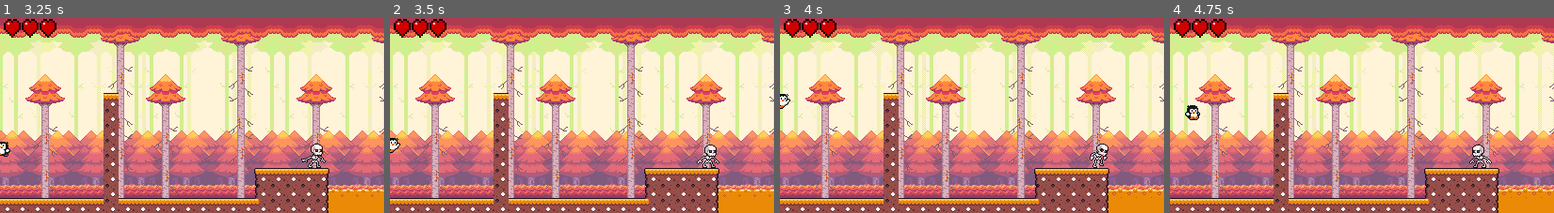
Above: before the commit, frames 1-4 (left to right).
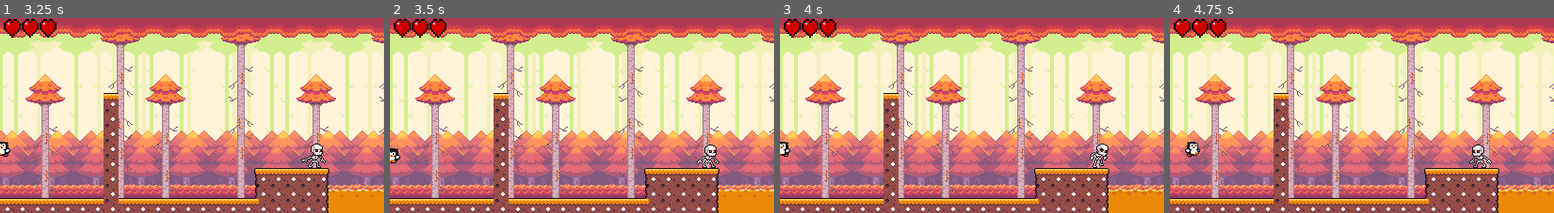
Above: after the commit, the same moments.

Repository: glVerdi/plataforma-2d
Game: Godot game, scene res://scene/forest.tscn
Two runs of this game, one before a commit and one after it. Both use one fixed random seed, a clock stepped at 60 frames per second and the inputs below. This scene is started directly instead of the project's main scene.
Inputs:
- Up to frame 1 (3.25 s): hold D (right) 0.53-2.03 s; tap W (jump) at 0.6, 0.77, 1.07, 1.52, 1.55, 1.82, 2.1, 3.02, 3.05 s; tap S (duck) at 1.35, 2.85 s; hold A (left) from 2.03 s (still down)
- Up to frame 2 (3.5 s): keep holding A (left); tap W (jump) at 3.32 s
- Up to frame 3 (4 s): keep holding A (left); tap W (jump) at 3.6, 3.77 s
- Up to frame 4 (4.75 s): tap W (jump) at 4.07, 4.52, 4.55 s; release A (left) at 4.28 s; hold D (right) from 4.28 s (still down); tap S (duck) at 4.35 s

Frame 1 is identical in both runs. In frame 2, 0.3% of the frame differs, in the area x 0-3%, y 61-75%; in frame 3, 0.3%; in frame 4, 0.5%, in the area x 3-8%, y 44-72%.

Commit message:
Correção da parede e tirando itens quando morre
Na fase 2 foi retirada a subida na parede que não existia, onde seria so um limite. E retirado qunado a pessoa morria e voltava como se tivesse os itens

Diff:
--- a/scripts/GameManeger.gd
+++ b/scripts/GameManeger.gd
@@ -11,3 +11,5 @@
 func reset_game():
 	player_health = max_health
 	health_changed.emit()
+	has_double_jump = false
+	has_wall_jump = false
--- a/scripts/player.gd
+++ b/scripts/player.gd
@@ -196,11 +196,17 @@
 		else:
 			go_to_walk_state()
 		return
+
 	if GameManeger.has_wall_jump:
 		if (left_wall_detector.is_colliding() or right_wall_detector.is_colliding()) && is_on_wall():
+
+			var objeto_parede = left_wall_detector.get_collider() if left_wall_detector.is_colliding() else right_wall_detector.get_collider()
+
+			if objeto_parede and "limit" in objeto_parede.name.to_lower():
+				return
+
 			go_to_wall_state()
 			return
-
 func duck_state(delta):
 	apply_gravity(delta)
 	update_direction()
